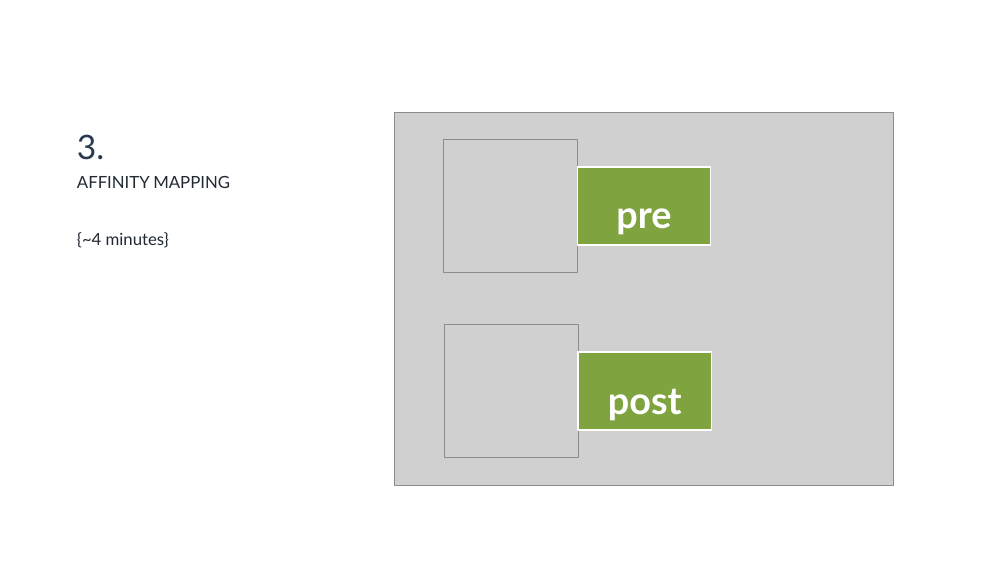
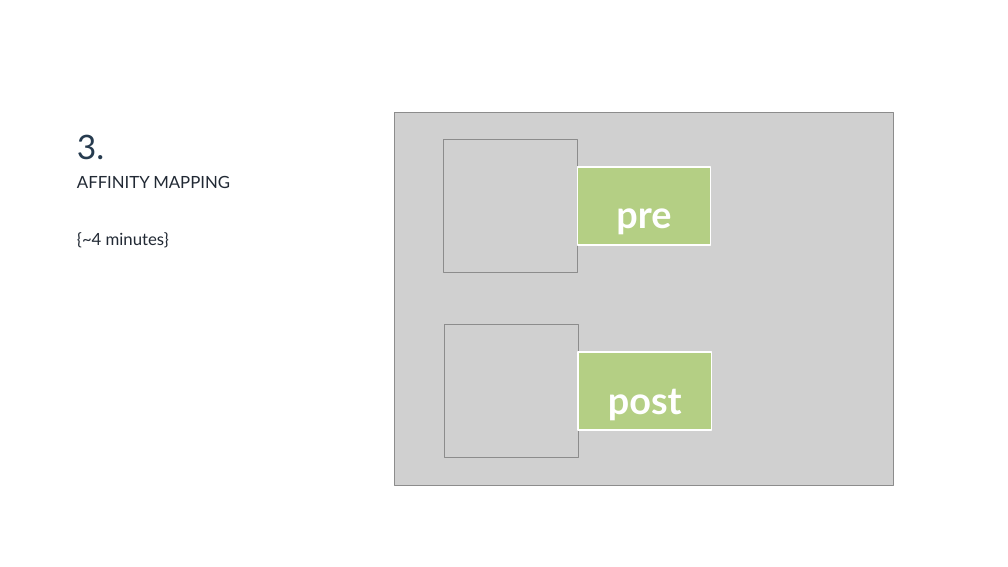
Before and after one commit to DavidSabine/The-Art-of-Agile-Product-Documentation, a slide deck: slide 20 of assets/The Art of Agile Documentation — Presentation — by David Sabine.pptx (slide 14 before the commit). Drawn at 1008x567 pixels with LibreOffice and Linux fonts; fonts in the diff are those of the drawing; grey boxes stand for pictures; background and template pictures are left out. Boxes give left, top, right and bottom in pixels: in the first picture for what was removed or moved away, otherwise in the second. Text is boxed around its words. In the diff, an @@ line names an element or a change of style, - is before the commit and + after.

```diff
--- a/assets/The Art of Agile Documentation — Presentation — by David Sabine.pptx
+++ b/assets/The Art of Agile Documentation — Presentation — by David Sabine.pptx
@@ rectangle "pre" at (578, 167, 712, 245): fill #7FA33F to #B4CF84 @@
@@ rectangle "post" at (578, 352, 712, 430): fill #7FA33F to #B4CF84 @@
```
Also in this commit, not shown: 4 other slides changed, 7 slides added.
